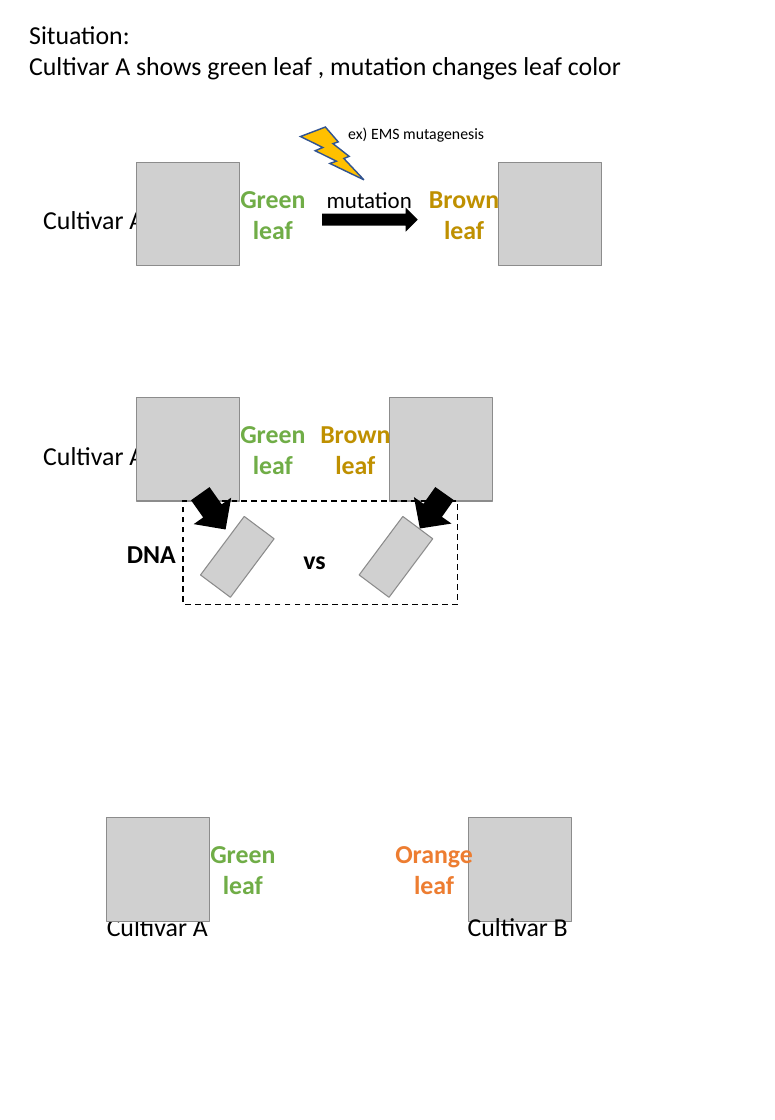
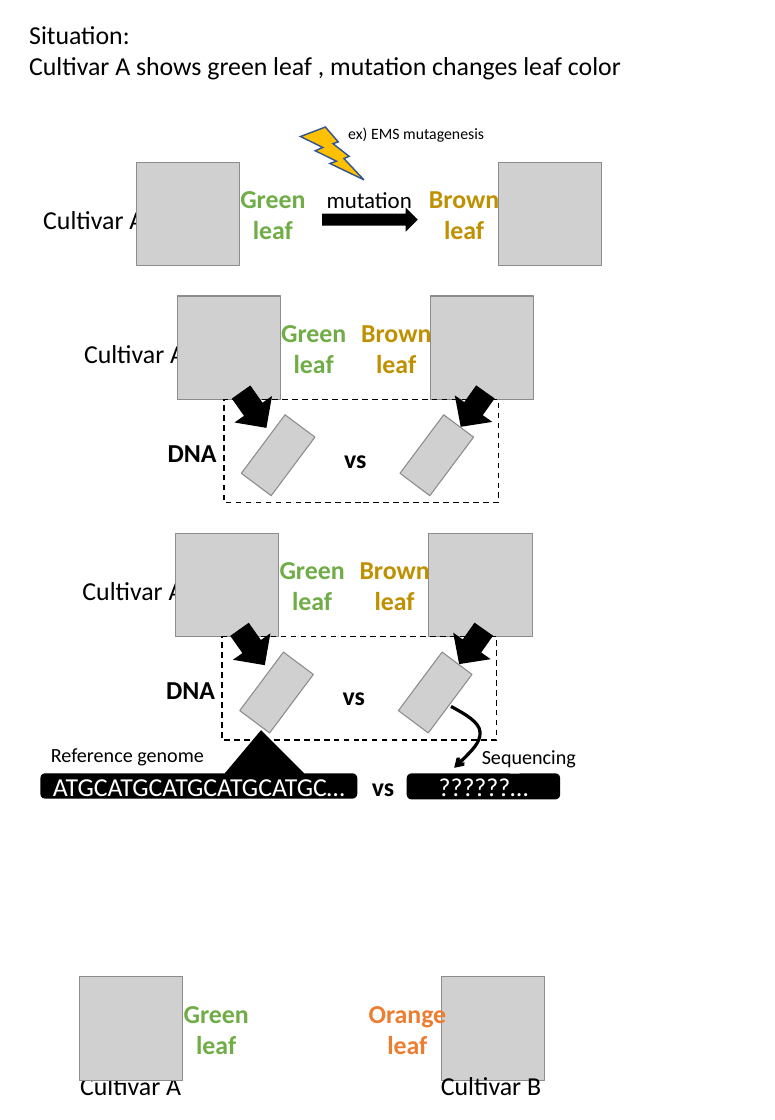
Before and after one commit to slt666666/FAO_lecture, a slide deck: slide 2 of FAO_2024/mutmapqtlseq.pptx. Drawn at 775x1120 pixels with LibreOffice and Linux fonts; fonts in the diff are those of the drawing; grey boxes stand for pictures. Boxes give left, top, right and bottom in pixels: in the first picture for what was removed or moved away, otherwise in the second. Text is boxed around its words. In the diff, an @@ line names an element or a change of style, - is before the commit and + after.

```diff
--- a/FAO_2024/mutmapqtlseq.pptx
+++ b/FAO_2024/mutmapqtlseq.pptx
@@ 5 texts, 4 pictures, 2 down arrows, 1 rectangle: place and size @@
-5 texts, 4 pictures, 2 down arrows, 1 rectangle at (43, 398, 493, 604)
+5 texts, 4 pictures, 2 down arrows, 1 rectangle at (84, 296, 534, 502)
@@ picture added at (176, 533, 279, 637) @@
@@ picture added at (429, 533, 532, 637) @@
@@ text added at (280, 562, 345, 610), 18 pt, text #70AD47, bold @@
+Green leaf
@@ text added at (360, 558, 430, 611), 18 pt, text #BF9000, bold @@
+Brown leaf
@@ text added at (82, 579, 184, 607), 18 pt, text #000000 @@
+Cultivar A
@@ down arrow added at (222, 618, 281, 677), fill #000000, outline #000000 1 pt @@
@@ down arrow added at (442, 618, 501, 676), fill #000000, outline #000000 1 pt @@
@@ rectangle added at (222, 637, 497, 740), outline #000000 1 pt dashed @@
@@ picture added at (240, 652, 314, 733) @@
@@ picture added at (398, 652, 472, 733) @@
@@ text added at (166, 682, 215, 699), 18 pt, text #000000, bold @@
+DNA
@@ text added at (343, 692, 365, 706), 18 pt, text #000000, bold @@
+vs
@@ freeform shape added at (451, 706, 479, 767), outline #000000 2.25 pt @@
@@ text added at (51, 748, 204, 766), 14 pt, text #000000 @@
+Reference genome
@@ rounded speech box added at (41, 774, 356, 798), fill #000000, outline #000000 1 pt, 18 pt, text #FFFFFF @@
+ATGCATGCATGCATGCATGC…
@@ rounded speech box added at (407, 774, 559, 799), fill #000000, outline #000000 1 pt, 18 pt, text #FFFFFF @@
+??????…
@@ text added at (482, 750, 576, 768), 14 pt, text #000000 @@
+Sequencing
@@ text added at (372, 783, 394, 797), 18 pt, text #000000, bold @@
+vs
@@ 4 texts, 2 pictures: place and size @@
-4 texts, 2 pictures at (106, 817, 571, 943)
+4 texts, 2 pictures at (80, 976, 545, 1102)
```
Also in this commit, not shown: 1 other file.
